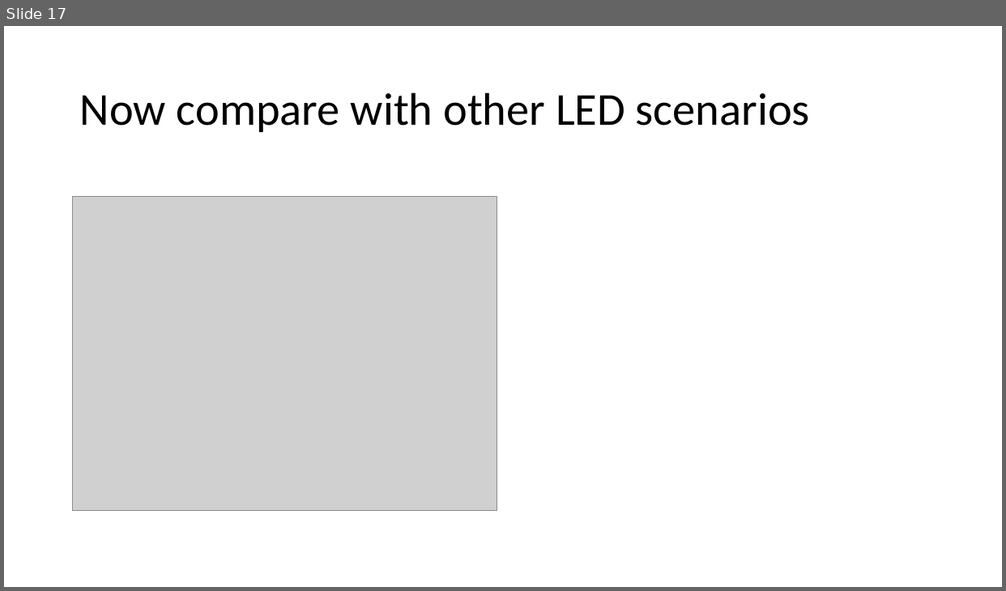
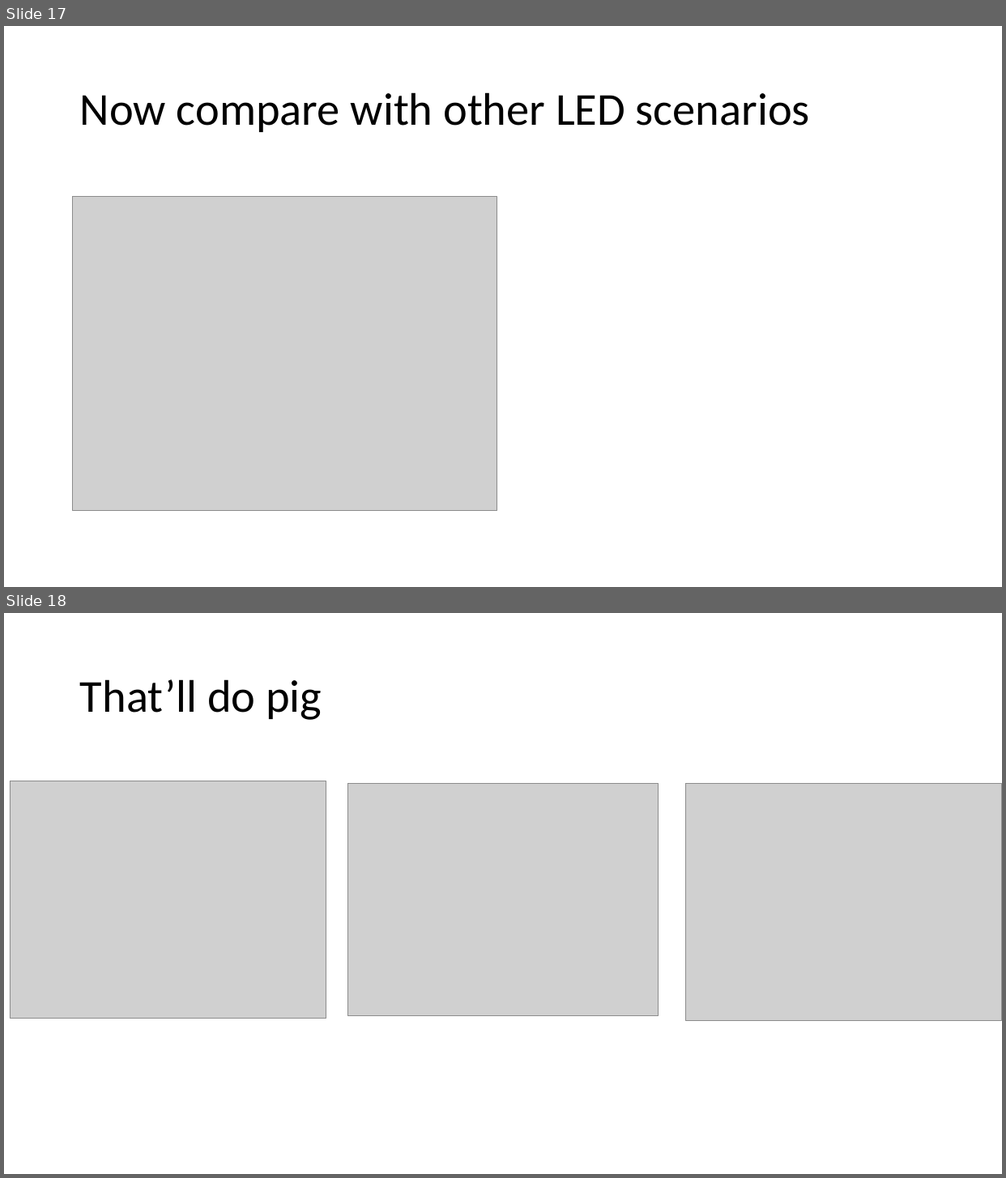
Before and after one commit to jamesjhdixon/STEVE, a slide deck: Segmentation/The Recalibration of STEVE.pptx. Shown one above the other, each under a label of ours: slide 17 before the commit, slides 17 and 18 after it. The pictures are 1006x591 and 1006x1178 pixels, drawn with LibreOffice and Linux fonts; fonts in the diff are those of the drawing; grey boxes stand for pictures. Boxes give left, top, right and bottom in pixels: in the first picture for what was removed or moved away, otherwise in the second. Text is boxed around its words. In the diff, an @@ line names an element or a change of style, - is before the commit and + after.

```diff
--- a/Segmentation/The Recalibration of STEVE.pptx
+++ b/Segmentation/The Recalibration of STEVE.pptx
@@ slide 18 added at box(4, 613, 1002, 1174), background #FFFFFF @@
@@ title added at box(80, 679, 322, 720), 44 pt, text #000000 @@
+That’ll do pig
@@ picture added at box(10, 781, 326, 1019) @@
@@ picture added at box(348, 784, 658, 1016) @@
@@ picture added at box(686, 784, 1002, 1021) @@
```
Also in this commit, not shown: 5 other files.
